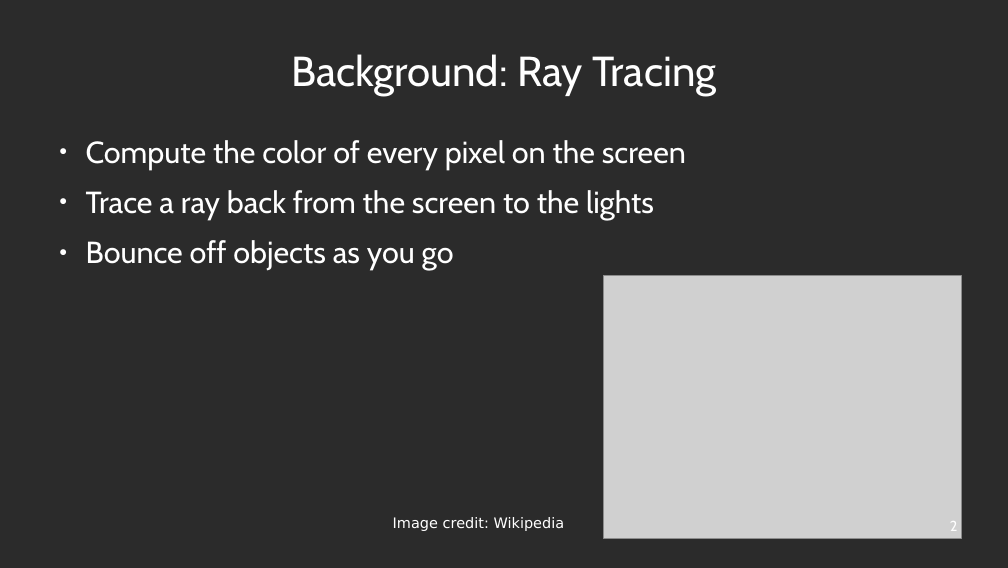
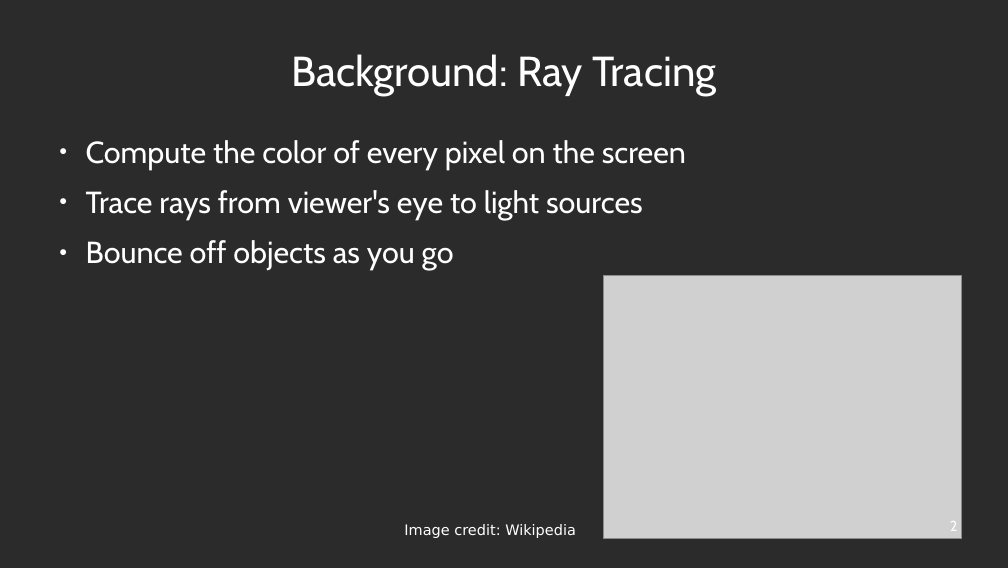
Before and after one commit to robinleegit/raytracer, a slide deck: slide 2 of presentation/presentation.odp. Drawn at 1008x568 pixels with LibreOffice and Linux fonts; fonts in the diff are those of the drawing; grey boxes stand for pictures; background and template pictures are left out; a plain dark background stands for a picture behind light text. Boxes give left, top, right and bottom in pixels: in the first picture for what was removed or moved away, otherwise in the second. Text is boxed around its words. In the diff, an @@ line names an element or a change of style, - is before the commit and + after.

```diff
--- a/presentation/presentation.odp
+++ b/presentation/presentation.odp
@@ text at [86,190,643,220]: text changed @@
-● Trace a ray back from the screen to the lights
+● Trace rays from viewer's eye to light sources
@@ text "Image credit: Wikipedia": place and size @@
-text "Image credit: Wikipedia" at [393,517,565,531]
+text "Image credit: Wikipedia" at [404,524,576,538]
```
Also in this commit, not shown: 2 other slides changed.
